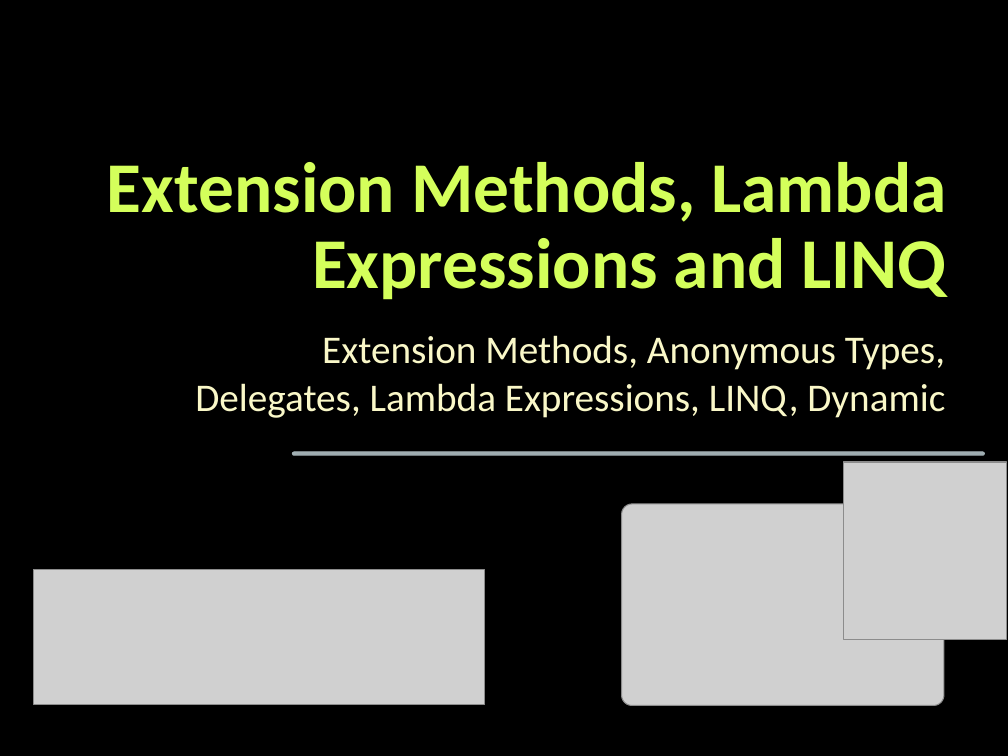
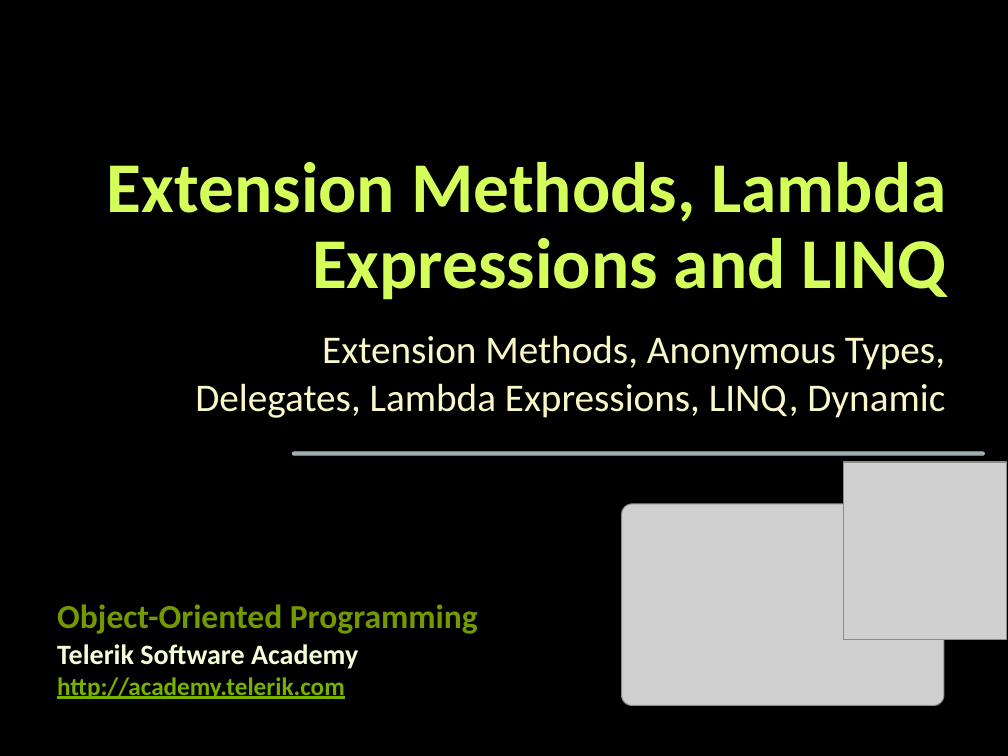
Before and after one commit to tddold/Telerik-Academy, a slide deck: slide 1 of Programming with C#/3. C# OOP/Presentations/Extension-Methods-Delegates-Lambda-LINQ.pptx. Drawn at 1008x756 pixels with LibreOffice and Linux fonts; fonts in the diff are those of the drawing; grey boxes stand for pictures; background and template pictures are left out. Boxes give left, top, right and bottom in pixels: in the first picture for what was removed or moved away, otherwise in the second. Text is boxed around its words. In the diff, an @@ line names an element or a change of style, - is before the commit and + after.

```diff
--- a/Programming with C#/3. C# OOP/Presentations/Extension-Methods-Delegates-Lambda-LINQ.pptx
+++ b/Programming with C#/3. C# OOP/Presentations/Extension-Methods-Delegates-Lambda-LINQ.pptx
@@ picture removed at bbox=[33, 570, 484, 705] @@
@@ text added at bbox=[57, 604, 478, 634], 24 pt, text #739900, bold @@
+Object-Oriented Programming
@@ text added at bbox=[57, 644, 358, 669], 20 pt, text #F5FFD6, bold @@
+Telerik Software Academy
@@ text added at bbox=[57, 677, 345, 699], 18 pt, text #76B200, bold, underline @@
+http://academy.telerik.com
```
Also in this commit, not shown: 12 other slides changed, 6 slides added, 6 slides removed, 12 other files.
